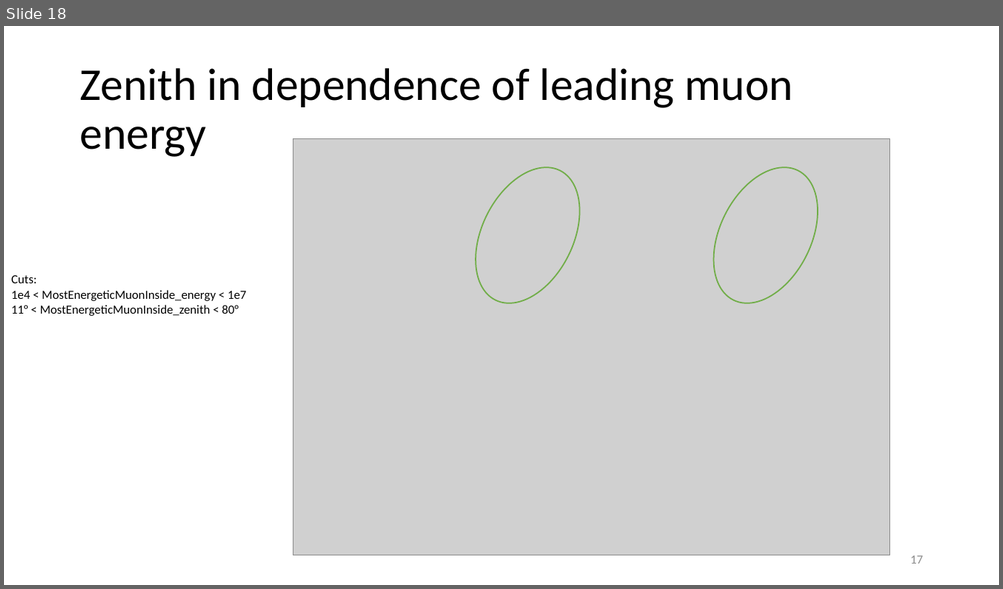
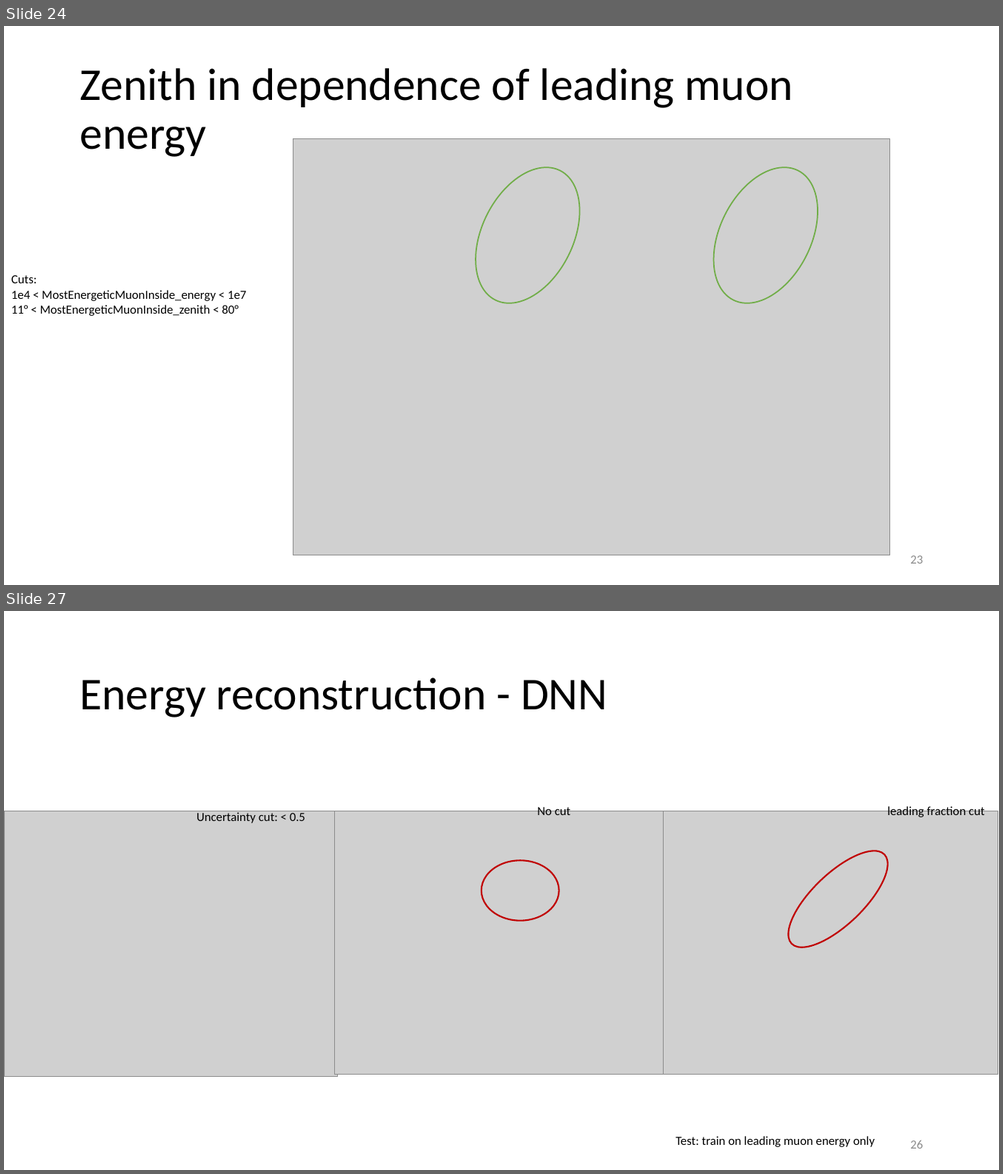
Before and after one commit to pascalgutjahr/presentations, a slide deck: cr_group/prompt_20230831.pptx. Shown one above the other, each under a label of ours: slide 18 before the commit, slides 24 and 27 after it; the slides between them are not shown. The pictures are 1003x589 and 1003x1174 pixels, drawn with LibreOffice and Linux fonts; fonts in the diff are those of the drawing; grey boxes stand for pictures. Boxes give left, top, right and bottom in pixels: in the first picture for what was removed or moved away, otherwise in the second. Text is boxed around its words. In the diff, an @@ line names an element or a change of style, - is before the commit and + after.

```diff
--- a/cr_group/prompt_20230831.pptx
+++ b/cr_group/prompt_20230831.pptx
@@ slide 27 added at box(4, 611, 999, 1170), background #FFFFFF @@
@@ title added at box(79, 678, 607, 718), 44 pt, text #000000 @@
+Energy reconstruction - DNN
@@ text added at box(537, 806, 571, 815), 12 pt, text #000000 @@
+No cut
@@ text added at box(887, 806, 984, 817), 12 pt, text #000000 @@
+leading fraction cut
@@ picture added at box(4, 811, 338, 1077) @@
@@ text added at box(196, 811, 305, 823), 12 pt, text #000000 @@
+Uncertainty cut: < 0.5
@@ picture added at box(335, 811, 668, 1075) @@
@@ picture added at box(663, 811, 998, 1075) @@
@@ ellipse added at box(774, 837, 902, 963), outline #C00000 1.5 pt @@
@@ ellipse added at box(481, 861, 559, 921), outline #C00000 1.5 pt @@
@@ text added at box(675, 1136, 874, 1147), 12 pt, text #000000 @@
+Test: train on leading muon energy only
@@ page number added at box(910, 1141, 922, 1149), 12 pt, text #8C8C8C @@
+26
@@ what was slide 18 is now slide 24 @@
@@ page number at box(910, 556, 922, 564): text changed @@
-17
+23
```
Also in this commit, not shown: 5 slides changed, 7 other slides added.
